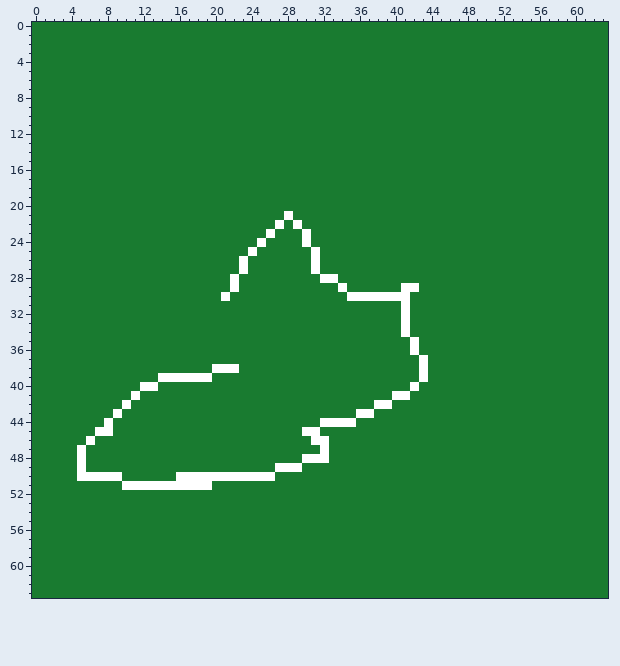
Pixel-art sprite, stored at sprites/Sprite1/7dd621c1-4324-4de2-bc65-65ccbeceef00.png. The picture above is the old version.
The file is 64x64 pixels.
The result:
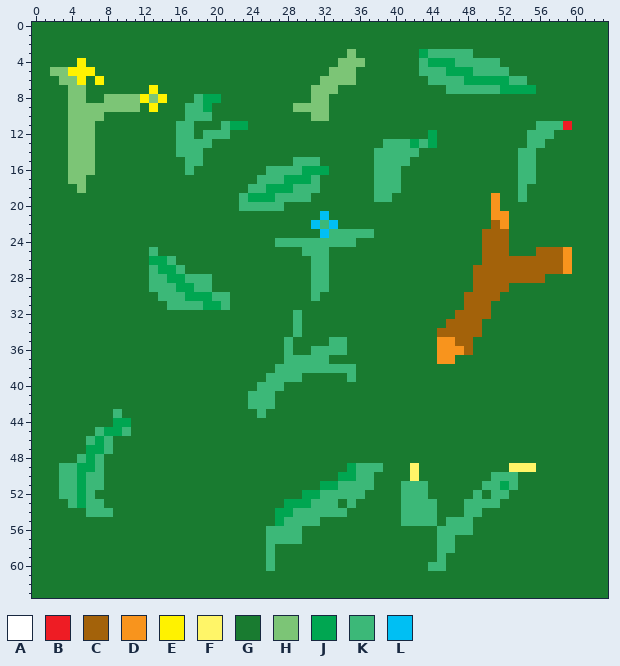
Palette (. is transparent): A #ffffff  B #ee1c24  C #a3620a  D #f8941d  E #fff200  F #fff568  G #197b30  H #7cc576  J #00a651  K #3cb878  L #00bff3
From old to new:
Changed rows in their new state; - is an unchanged pixel.
first column x 2:
 3 ---------------------------------H-------JKKKKK-----------
 4 ---E----------------------------HHH------KJJJKKKKK--------
 5 HHEEE--------------------------HHH-------KKKJJJKKKK-------
 6 -HHE-E------------------------HHHH--------KKKKJJJJJKK-----
 7 --HH-------E-----------------HHH------------KKKKKKJJJJ----
 8 --HH--HHHHEHE---KJJ----------HH---------------------------
 9 --HHHHHHHH-E---KKJ---------HHHH---------------------------
10 --HHHH---------KKK-----------HH---------------------------
11 --HHH---------KK---KJJ--------------------------------KKKB
12 --HHH---------KK-KKK----------------------J----------KKK--
13 --HHH---------KKKK-------------------KKKJKJ----------KK---
14 --HHH---------KKK-------------------KKKKK-----------KK----
15 --HHH----------KK----------KKK------KKKK------------KK----
16 --HHH----------K--------KKKKJJJ-----KKK-------------KK----
17 --HH-------------------KKKJJJK------KKK-------------KK----
18 ---H------------------KKJJJKKK------KKK-------------K-----
19 ---------------------KJJJKKKK-------KK-----------D--K-----
20 ---------------------KKKKK-----------------------D--------
21 --------------------------G---L------------------DD-------
22 -------------------------G-G-LKL-----------------CD-------
23 ------------------------G---G-LKKKKK------------CCC-------
24 -----------------------G-KKKKKKKKK--------------CCC-------
25 -----------K----------G-----KKK-----------------CCC---CCCD
26 -----------JJK-------G-------KK-----------------CCCCCCCCCD
27 -----------KJJK------G-------KK----------------CCCCCCCCCCD
28 -----------KKJJKKK--G--------KKG---------------CCCCCCCC---
29 -----------KKKJJKK--G--------KK-G------GG------CCCC-------
30 ------------KKKJJJKK---------K---GGGGGGG------CCCC--------
31 -------------KKKKJJK-------------------G------CCC---------
32 ---------------------------K-----------G-----CCCC---------
33 ---------------------------K-----------G----CCCC----------
34 ---------------------------K-----------G---CCCCC----------
35 --------------------------K----KK-------G--DDCC-----------
36 --------------------------K--KKKK-------G--DDDC-----------
37 --------------------------KKKKK----------G-DD-------------
38 ------------------GGG----KKKKKKKKK-------G----------------
39 ------------GGGGGG------KKKK-----K-------G----------------
40 ----------GG-----------KKK--------------G-----------------
41 ---------G------------KKK-------------GG------------------
42 --------G-------------KKK-----------GG--------------------
43 -------K---------------K----------GG----------------------
44 ------GJJ---------------------GGGG------------------------
45 -----KJJK-------------------GG----------------------------
46 ----KJK----------------------GG---------------------------
47 ---GJJK-----------------------G---------------------------
48 ---KJK----------------------GGG---------------------------
49 -KKJJK-------------------GGG-----JKKK---F----------FFF----
50 -KKJKKGG------GGGGGGGGGGG-------JJKK----F--------KKK------
51 -KKJKK--GGGGGGGGGG------------JJKKKK---KKK------KKJK------
52 -KKJK-----------------------JJKKKKK----KKK-----K-KK-------
53 --KJKK--------------------JJJKKK-K-----KKKK---KKKK--------
54 ----KKK------------------JJKKKKKK------KKKK---KK----------
55 -------------------------JKKKK---------KKKK-KKK-----------
56 ------------------------KKKK---------------KKKK-----------
57 ------------------------KKKK---------------KK-------------
58 ------------------------K------------------KK-------------
59 ------------------------K------------------K--------------
60 ------------------------K-----------------KK--------------
Pixel boxes of the changes (left, top, right, bottom) in both pictures:
changed: (50, 49, 572, 571)
